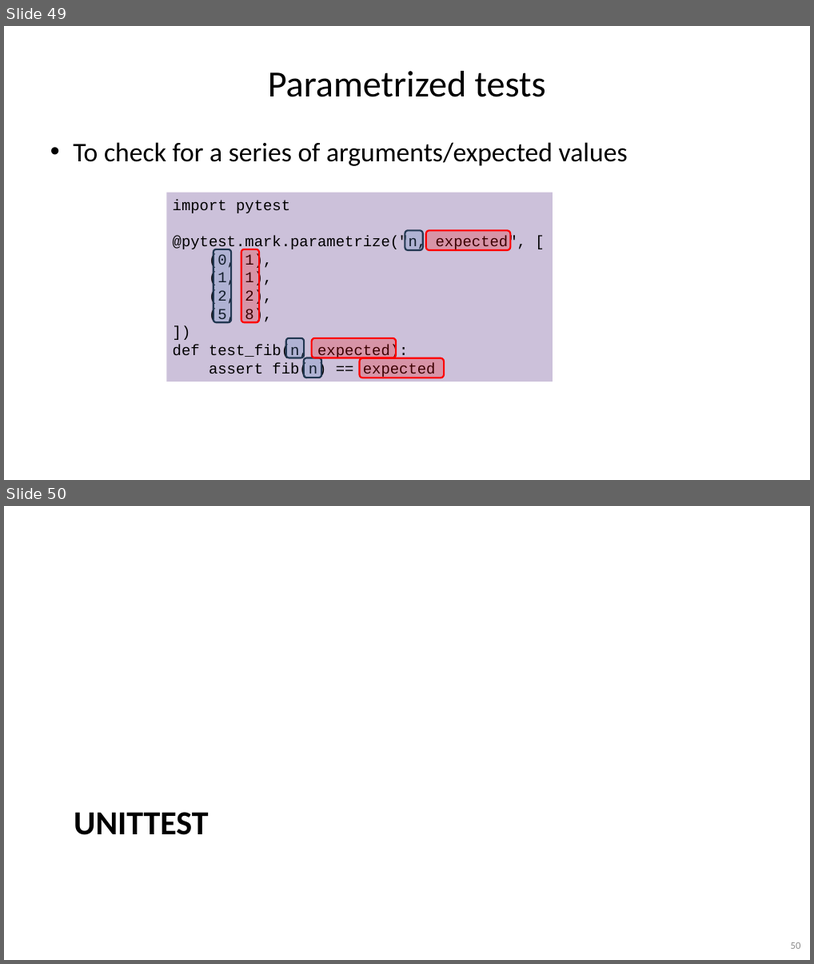
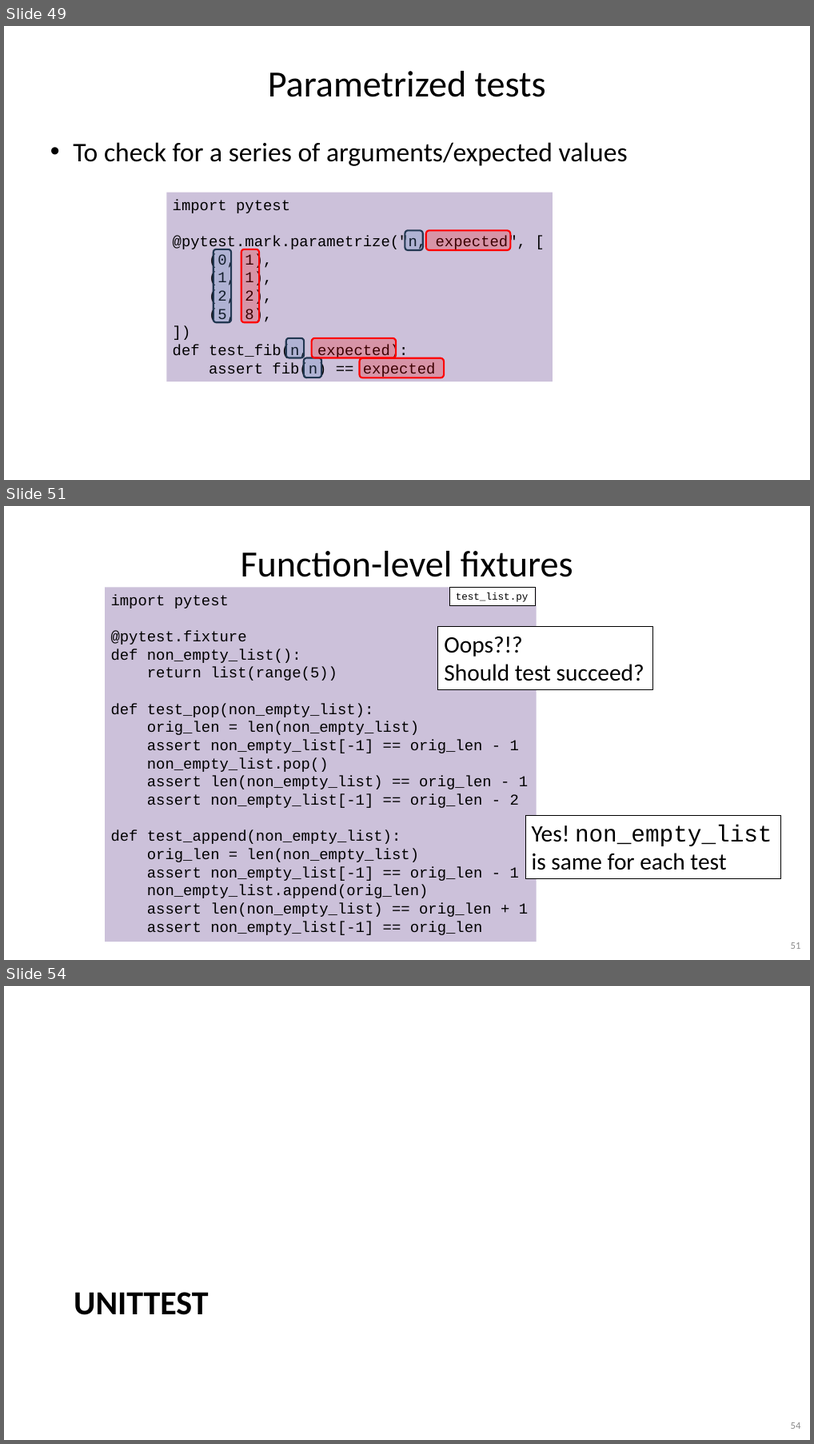
Before and after one commit to gjbex/Python-software-engineering, a slide deck: python_software_engineering.pptx. Shown one above the other, each under a label of ours: slides 49 and 50 before the commit, slides 49, 51 and 54 after it; the slides between them are not shown. The pictures are 814x964 and 814x1444 pixels, drawn with LibreOffice and Linux fonts; fonts in the diff are those of the drawing. Boxes give left, top, right and bottom in pixels: in the first picture for what was removed or moved away, otherwise in the second. Text is boxed around its words. In the diff, an @@ line names an element or a change of style, - is before the commit and + after.

Commit message:
Add slides on fixtures

```diff
--- a/python_software_engineering.pptx
+++ b/python_software_engineering.pptx
@@ slide 51 added at (4,506,810,960), background #FFFFFF @@
@@ title added at (241,551,574,577), 44 pt, text #000000 @@
+Function-level fixtures
@@ rectangle added at (105,587,537,941), fill #CCC1DA, 18 pt, text #000000 @@
+import pytest
+@pytest.fixture
+def non_empty_list():
+return list(range(5))
+def test_pop(non_empty_list):
+orig_len = len(non_empty_list)
+assert non_empty_list[-1] == orig_len - 1
+non_empty_list.pop()
+assert len(non_empty_list) == orig_len - 1
+assert non_empty_list[-1] == orig_len - 2
+def test_append(non_empty_list):
+orig_len = len(non_empty_list)
+assert non_empty_list[-1] == orig_len - 1
+non_empty_list.append(orig_len)
+assert len(non_empty_list) == orig_len + 1
+assert non_empty_list[-1] == orig_len
@@ rectangle added at (450,587,536,605), fill #FFFFFF, outline #000000 0.75 pt, 12 pt, text #000000 @@
+test_list.py
@@ rectangle added at (438,626,653,689), fill #FFFFFF, outline #000000 0.75 pt, 28 pt, text #000000 @@
+Oops?!?
+Should test succeed?
@@ rectangle added at (526,815,782,878), fill #FFFFFF, outline #000000 0.75 pt, 28 pt, text #000000 @@
+Yes! non_empty_list
+is same for each test
@@ page number added at (791,942,802,948), 12 pt, text #8C8C8C @@
+51
@@ what was slide 50 is now slide 54 @@
@@ page number at (791,1422,802,1428): text changed @@
-50
+54
```
Also in this commit, not shown: 1 slide changed, 3 other slides added.
